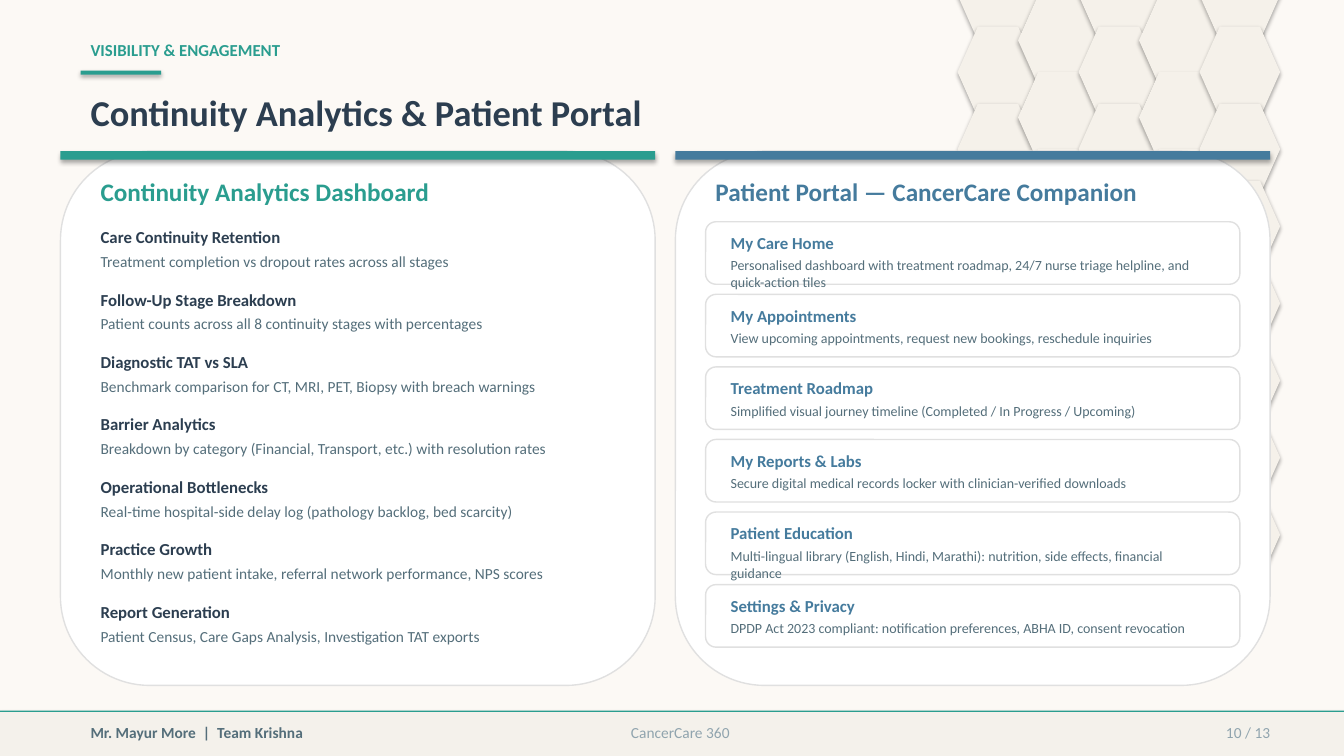
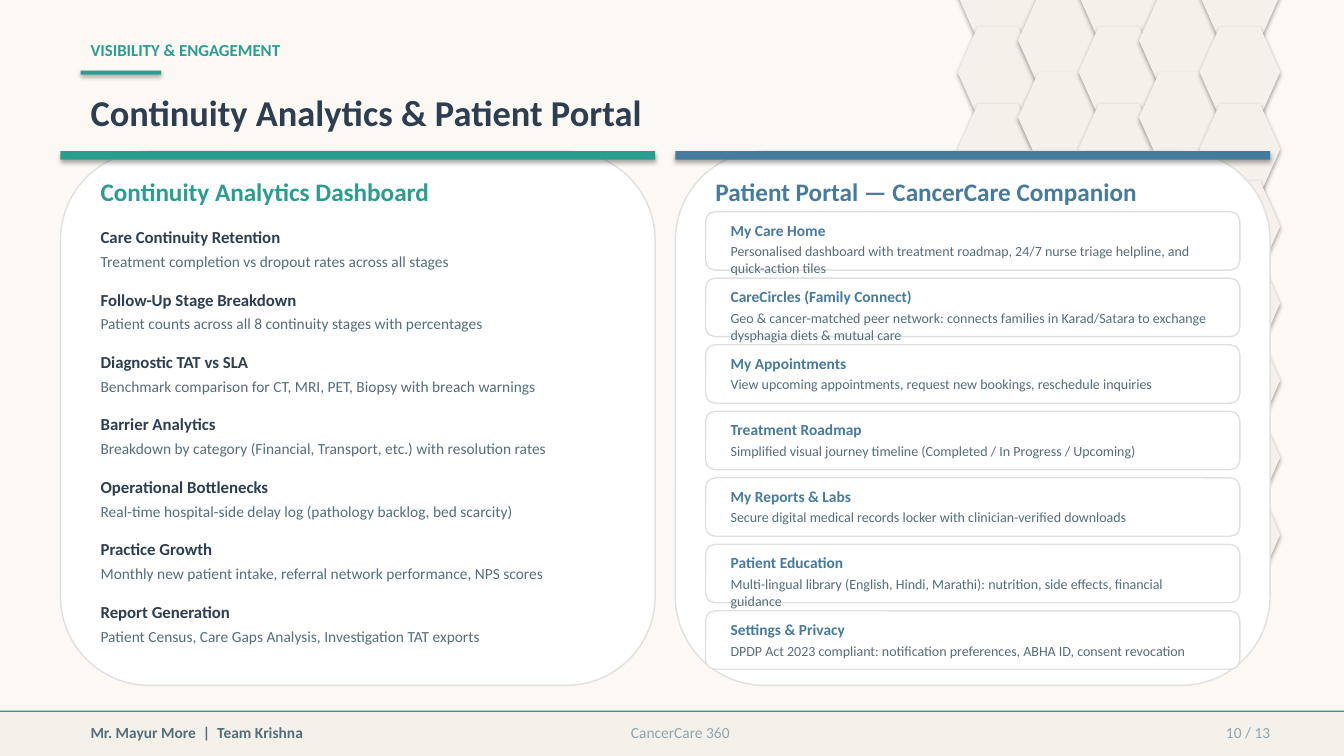
Before and after one commit to onerfusionme/CancerCare360, a slide deck: slide 10 of CancerCare360_Pitch_Deck.pptx. Drawn at 1344x756 pixels with LibreOffice and Linux fonts; fonts in the diff are those of the drawing. Boxes give left, top, right and bottom in pixels: in the first picture for what was removed or moved away, otherwise in the second. Text is boxed around its words. In the diff, an @@ line names an element or a change of style, - is before the commit and + after.

Commit message:
docs: regenerate pitch deck with CareCircles peer network and platform updates

```diff
--- a/CancerCare360_Pitch_Deck.pptx
+++ b/CancerCare360_Pitch_Deck.pptx
@@ rounded rectangle: place and size @@
-rounded rectangle at box(706, 222, 1240, 284)
+rounded rectangle at box(706, 212, 1240, 270)
@@ text "My Care Home": place and size @@
-text "My Care Home" at box(731, 238, 834, 252)
+text "My Care Home" at box(731, 226, 825, 239)
@@ text "Personalised dashboard with treatment roadmap, ...": place and size @@
-text "Personalised dashboard with treatment roadmap, ..." at box(731, 260, 1189, 289)
+text "Personalised dashboard with treatment roadmap, ..." at box(731, 246, 1189, 275)
@@ rounded rectangle: place and size @@
-rounded rectangle at box(706, 294, 1240, 357)
+rounded rectangle at box(706, 278, 1240, 337)
@@ text added at box(731, 291, 911, 305), 11 pt, text #457B9D, bold @@
+CareCircles (Family Connect)
@@ text added at box(731, 313, 1206, 343), 10 pt, text #546E7A @@
+Geo & cancer-matched peer network: connects families in Karad/Satara to exchange dysphagia diets & mutual care
@@ rounded rectangle: place and size @@
-rounded rectangle at box(706, 367, 1240, 430)
+rounded rectangle at box(706, 345, 1240, 403)
@@ size 12 to 11 pt in 6 elements at box(731, 226, 825, 239), box(731, 624, 845, 638), box(731, 557, 843, 568), box(731, 491, 850, 505), box(731, 424, 862, 438), box(731, 358, 846, 372) @@
@@ text "My Appointments": place and size @@
-text "My Appointments" at box(731, 310, 856, 325)
+text "My Appointments" at box(731, 358, 846, 372)
@@ text "View upcoming appointments, request new ...": place and size @@
-text "View upcoming appointments, request new ..." at box(731, 333, 1152, 346)
+text "View upcoming appointments, request new ..." at box(731, 379, 1152, 392)
@@ rounded rectangle: place and size @@
-rounded rectangle at box(706, 440, 1240, 502)
+rounded rectangle at box(706, 411, 1240, 470)
@@ text "Treatment Roadmap": place and size @@
-text "Treatment Roadmap" at box(731, 382, 873, 397)
+text "Treatment Roadmap" at box(731, 424, 862, 438)
@@ text "Simplified visual journey timeline (Completed ...": place and size @@
-text "Simplified visual journey timeline (Completed ..." at box(731, 406, 1135, 419)
+text "Simplified visual journey timeline (Completed ..." at box(731, 446, 1135, 459)
@@ rounded rectangle: place and size @@
-rounded rectangle at box(706, 512, 1240, 575)
+rounded rectangle at box(706, 478, 1240, 536)
@@ text "Secure digital medical records locker ...": place and size @@
-text "Secure digital medical records locker ..." at box(731, 478, 1126, 491)
+text "Secure digital medical records locker ..." at box(731, 512, 1126, 525)
@@ text "My Reports & Labs": place and size @@
-text "My Reports & Labs" at box(731, 455, 862, 470)
+text "My Reports & Labs" at box(731, 491, 850, 505)
@@ rounded rectangle: place and size @@
-rounded rectangle at box(706, 585, 1240, 647)
+rounded rectangle at box(706, 544, 1240, 603)
@@ text "Patient Education": place and size @@
-text "Patient Education" at box(731, 527, 853, 539)
+text "Patient Education" at box(731, 557, 843, 568)
@@ text "Multi-lingual library (English, Hindi, Marathi): ...": place and size @@
-text "Multi-lingual library (English, Hindi, Marathi): ..." at box(731, 551, 1163, 581)
+text "Multi-lingual library (English, Hindi, Marathi): ..." at box(731, 579, 1163, 609)
@@ rounded rectangle added at box(706, 611, 1240, 669), fill #FFFFFF, outline #E0E0E0 1 pt @@
@@ text "Settings & Privacy": place and size @@
-text "Settings & Privacy" at box(731, 600, 855, 615)
+text "Settings & Privacy" at box(731, 624, 845, 638)
@@ text "DPDP Act 2023 compliant: notification ...": place and size @@
-text "DPDP Act 2023 compliant: notification ..." at box(731, 623, 1185, 635)
+text "DPDP Act 2023 compliant: notification ..." at box(731, 646, 1185, 658)
```
